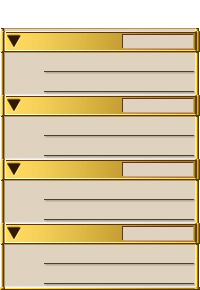
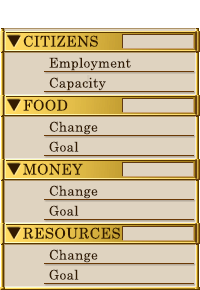
Two versions of the same layered image (200 x 290). Layer-by-layer changes:
removed layer "Layer 5" over [23, 227, 78, 241]
removed layer "Layer 4" over [23, 163, 78, 176]
removed layer "Layer 3" over [23, 98, 76, 112]
added layer "Goal" (1st of 3) above "Change" over [49, 269, 79, 280]
added layer "Change" (1st of 3) above "Goal" over [49, 249, 98, 263]
added layer "Goal" (2nd of 3) above "Change" over [49, 205, 79, 216]
added layer "Change" (2nd of 3) above "RESOURCES" over [49, 185, 98, 199]
added layer "RESOURCES" above "FOOD" over [23, 227, 120, 239]
added layer "FOOD" above "CITIZENS" over [23, 99, 68, 111]
added layer "CITIZENS" above "MONEY" over [23, 35, 98, 47]
added layer "MONEY" above "Goal" over [23, 163, 83, 175]
added layer "Goal" (3rd of 3) above "Change" over [49, 141, 79, 152]
added layer "Change" (3rd of 3) above "Capacity" over [49, 121, 98, 135]
added layer "Capacity" above "Employment" over [49, 77, 106, 91]
added layer "Employment" above "Layer 2" over [49, 57, 131, 71]
painted on "Layer 2" over [23, 34, 123, 280]
removed layer "Layer 9" over [50, 57, 116, 152]
removed layer "Layer 8" over [49, 249, 98, 280]
removed layer "Layer 7" over [49, 205, 79, 216]
removed layer "Layer 6" over [49, 185, 96, 198]
